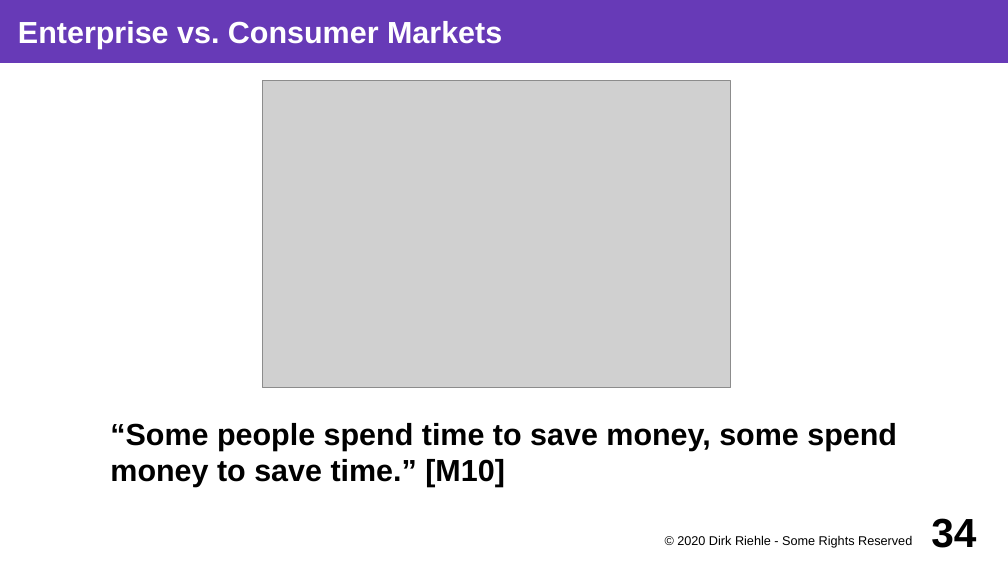
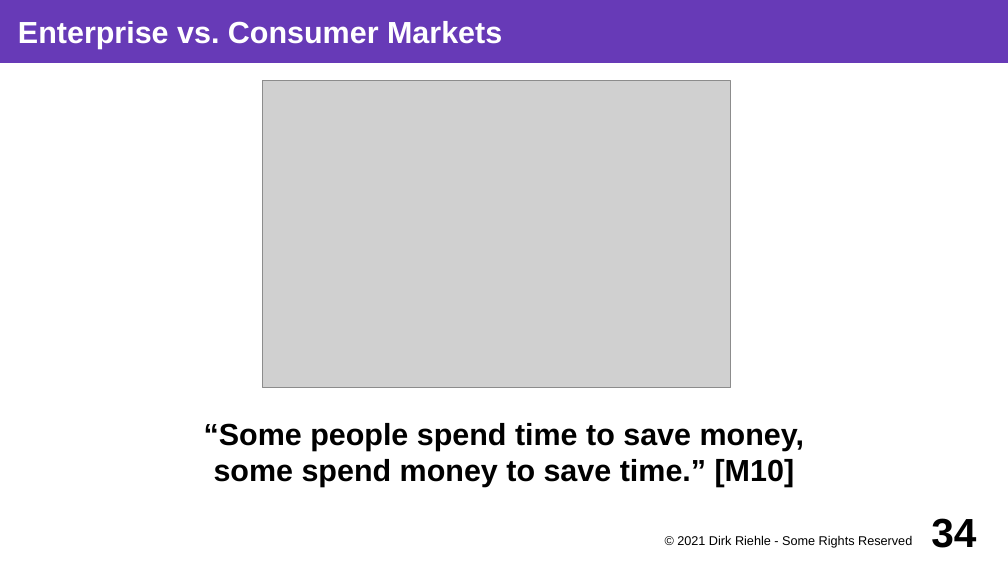
Before and after one commit to dirkriehle/coss-course, a slide deck: slide 34 of Lecture slides/COSS B02 - Software Products.odp. Drawn at 1008x567 pixels with LibreOffice and Linux fonts; fonts in the diff are those of the drawing; grey boxes stand for pictures. Boxes give left, top, right and bottom in pixels: in the first picture for what was removed or moved away, otherwise in the second. Text is boxed around its words. In the diff, an @@ line names an element or a change of style, - is before the commit and + after.

```diff
--- a/Lecture slides/COSS B02 - Software Products.odp
+++ b/Lecture slides/COSS B02 - Software Products.odp
@@ subtitle "“Some people spend time to ..." at (x1=204, y1=423, x2=804, y2=487): alignment left to centre @@
@@ text at (x1=677, y1=535, x2=912, y2=548): text changed @@
-© 2020 Dirk Riehle - Some Rights Reserved
+© 2021 Dirk Riehle - Some Rights Reserved
```
Also in this commit, not shown: 37 other slides changed, 14 other files.
